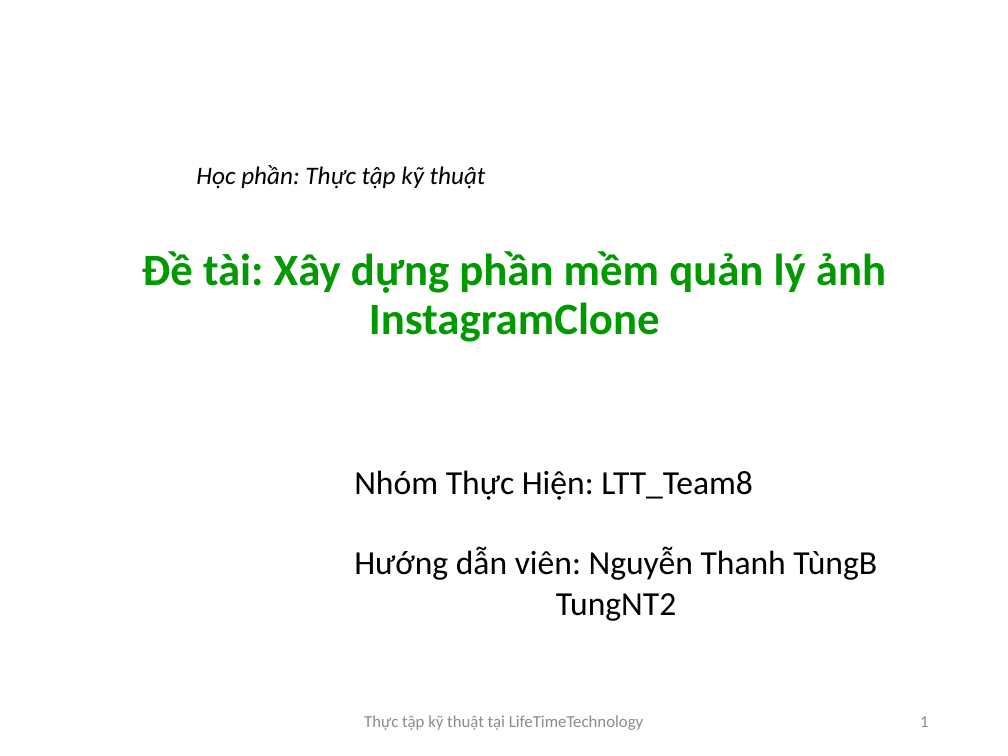
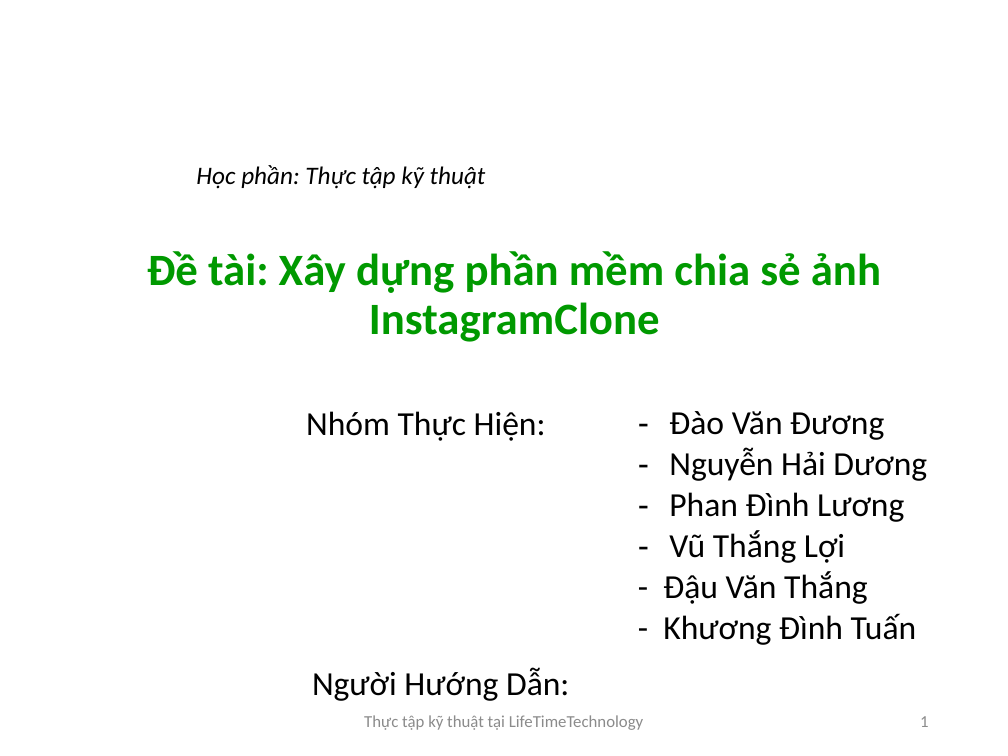
Before and after one commit to DaoVanDuong/baocaoThucTap, a slide deck: slide 1 of baocaoThucTap.pptx. Drawn at 1008x756 pixels with LibreOffice and Linux fonts; fonts in the diff are those of the drawing; background and template pictures are left out. Boxes give left, top, right and bottom in pixels: in the first picture for what was removed or moved away, otherwise in the second. Text is boxed around its words. In the diff, an @@ line names an element or a change of style, - is before the commit and + after.

```diff
--- a/baocaoThucTap.pptx
+++ b/baocaoThucTap.pptx
@@ subtitle at box(147, 251, 881, 342): text changed @@
-Đề tài: Xây dựng phần mềm quản lý ảnh InstagramClone
+Đề tài: Xây dựng phần mềm chia sẻ ảnh InstagramClone
@@ text at box(306, 411, 546, 441): text changed @@
-Nhóm Thực Hiện: LTT_Team8
-Hướng dẫn viên: Nguyễn Thanh TùngB
-TungNT2
+Nhóm Thực Hiện:
@@ table added at box(628, 397, 976, 649), 1 rows, 1 columns @@
+Đào Văn Đương / Nguyễn Hải Dương / Phan Đình Lương / Vũ Thắng Lợi / - Đậu Văn Thắng / - Khương Đình Tuấn
@@ text added at box(312, 668, 569, 701), 24 pt, text #000000 @@
+Người Hướng Dẫn:
```
Also in this commit, not shown: 5 other slides changed, 1 slide added, 4 slides removed.
